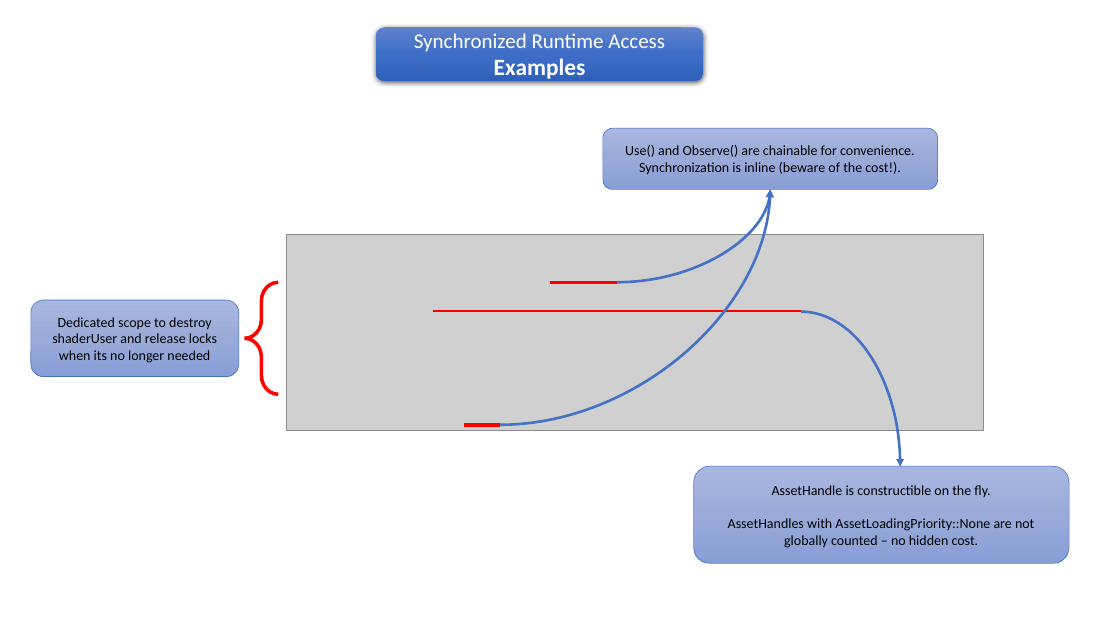
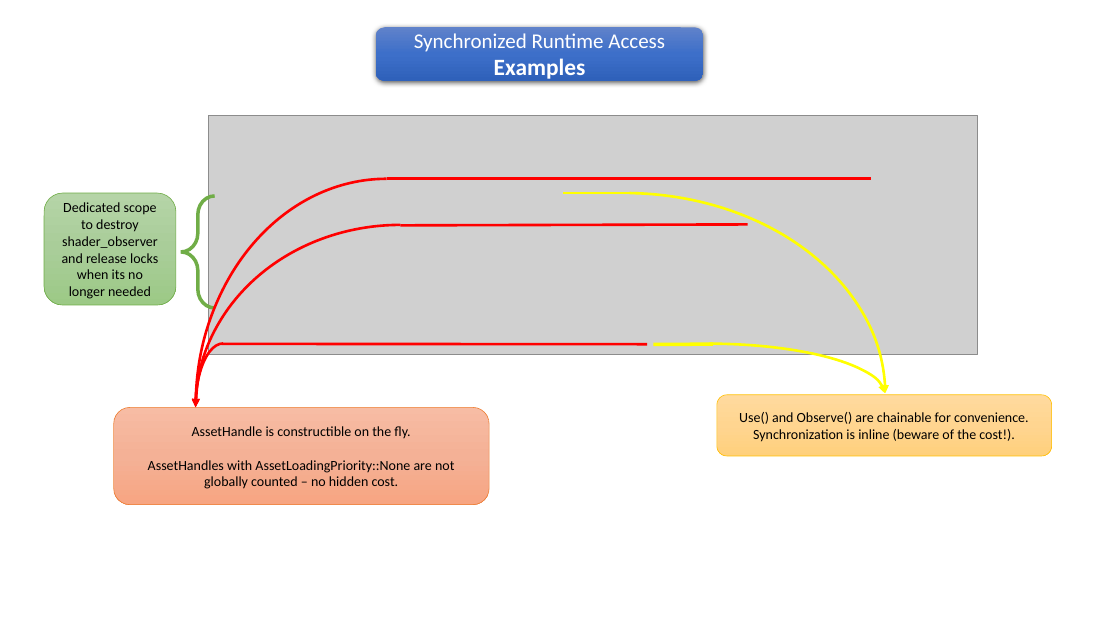
Before and after one commit to pawel-kaleta/FoolsEngine, a slide deck: slide 6 of Documentation/Asset Pipeline.pptx (slide 4 before the commit). Drawn at 1120x630 pixels with LibreOffice and Linux fonts; fonts in the diff are those of the drawing; grey boxes stand for pictures. Boxes give left, top, right and bottom in pixels: in the first picture for what was removed or moved away, otherwise in the second. Text is boxed around its words. In the diff, an @@ line names an element or a change of style, - is before the commit and + after.

Commit message:
Rearchitected asset observers and asset users

```diff
--- a/Documentation/Asset Pipeline.pptx
+++ b/Documentation/Asset Pipeline.pptx
@@ picture added at bbox=[208, 115, 978, 355] @@
@@ arc (boxed as its full ellipse) added at bbox=[196, 179, 578, 630], outline #FF0000 2.25 pt @@
@@ line added from (387, 179) to (872, 179), #FF0000 2.25 pt @@
@@ rounded rectangle "Dedicated scope to destroy shader_observer ...": place and size @@
-rounded rectangle "Dedicated scope to destroy shader_observer ..." at bbox=[31, 300, 239, 376]
+rounded rectangle "Dedicated scope to destroy shader_observer ..." at bbox=[44, 193, 176, 305]
@@ rounded rectangle "Dedicated scope to destroy shader_observer ..." at bbox=[44, 193, 176, 305]: fill gradient #A8B7DF to #9AABD9 to #889ED7 to gradient #B5D5A7 to #AACE9A to #9CC987; outline #4472C4 0.5 pt to #70AD47 0.5 pt @@
@@ text in rounded rectangle at bbox=[62, 202, 158, 299]: text changed @@
-Dedicated scope to destroy shaderUser and release locks when its no longer needed
+Dedicated scope to destroy shader_observer and release locks when its no longer needed
@@ left brace: place and size @@
-left brace at bbox=[245, 282, 278, 394]
+left brace at bbox=[181, 196, 214, 308]
@@ left brace at bbox=[181, 196, 214, 308]: outline #FF0000 3 pt to #70AD47 3 pt @@
@@ arc (boxed as its full ellipse) added at bbox=[364, 192, 886, 598], outline #FFFF00 2.25 pt @@
@@ curved arrow removed from (500, 425) to (770, 190) @@
@@ line moved from (549, 282) - (618, 282) to (564, 193) - (631, 193) @@
@@ line (564, 193) - (631, 193): stroke #FF0000 2.25 pt to #FFFF00 2.25 pt @@
@@ curved arrow removed from (617, 282) to (770, 190) @@
@@ arc (boxed as its full ellipse): place and size @@
-arc (boxed as its full ellipse) at bbox=[702, 312, 901, 622]
+arc (boxed as its full ellipse) at bbox=[196, 225, 605, 589]
@@ arc (boxed as its full ellipse) at bbox=[196, 225, 605, 589]: outline #4472C4 2.25 pt to #FF0000 2.25 pt; mirrored @@
@@ picture removed at bbox=[287, 235, 984, 431] @@
@@ line moved from (433, 311) - (802, 311) to (401, 225) - (748, 224) @@
@@ arc (boxed as its full ellipse) added at bbox=[196, 344, 251, 471], outline #FF0000 2.25 pt @@
@@ line added from (222, 344) to (647, 344), #FF0000 2.25 pt @@
@@ arc (boxed as its full ellipse) added at bbox=[531, 344, 885, 447], outline #FFFF00 2.25 pt @@
@@ line moved from (464, 425) - (500, 425) to (654, 344) - (713, 344) @@
@@ line (654, 344) - (713, 344): stroke #FF0000 3 pt to #FFFF00 3 pt @@
@@ rounded rectangle "AssetHandle is constructible on the ...": place and size @@
-rounded rectangle "AssetHandle is constructible on the ..." at bbox=[694, 466, 1070, 564]
+rounded rectangle "AssetHandle is constructible on the ..." at bbox=[113, 408, 489, 505]
@@ rounded rectangle "AssetHandle is constructible on the ..." at bbox=[113, 408, 489, 505]: fill gradient #A8B7DF to #9AABD9 to #889ED7 to gradient #F7BDA5 to #F5B196 to #F8A582; outline #4472C4 0.5 pt to #ED7D31 0.5 pt @@
@@ rounded rectangle "Use() and Observe() are chainable ...": place and size @@
-rounded rectangle "Use() and Observe() are chainable ..." at bbox=[603, 129, 939, 190]
+rounded rectangle "Use() and Observe() are chainable ..." at bbox=[717, 395, 1052, 456]
@@ rounded rectangle "Use() and Observe() are chainable ..." at bbox=[717, 395, 1052, 456]: fill gradient #A8B7DF to #9AABD9 to #889ED7 to gradient #FFDB9E to #FFD590 to #FFD07C; outline #4472C4 0.5 pt to #FFC000 0.5 pt @@
```
Also in this commit, not shown: 3 other slides changed, 2 slides added, 29 other files.
